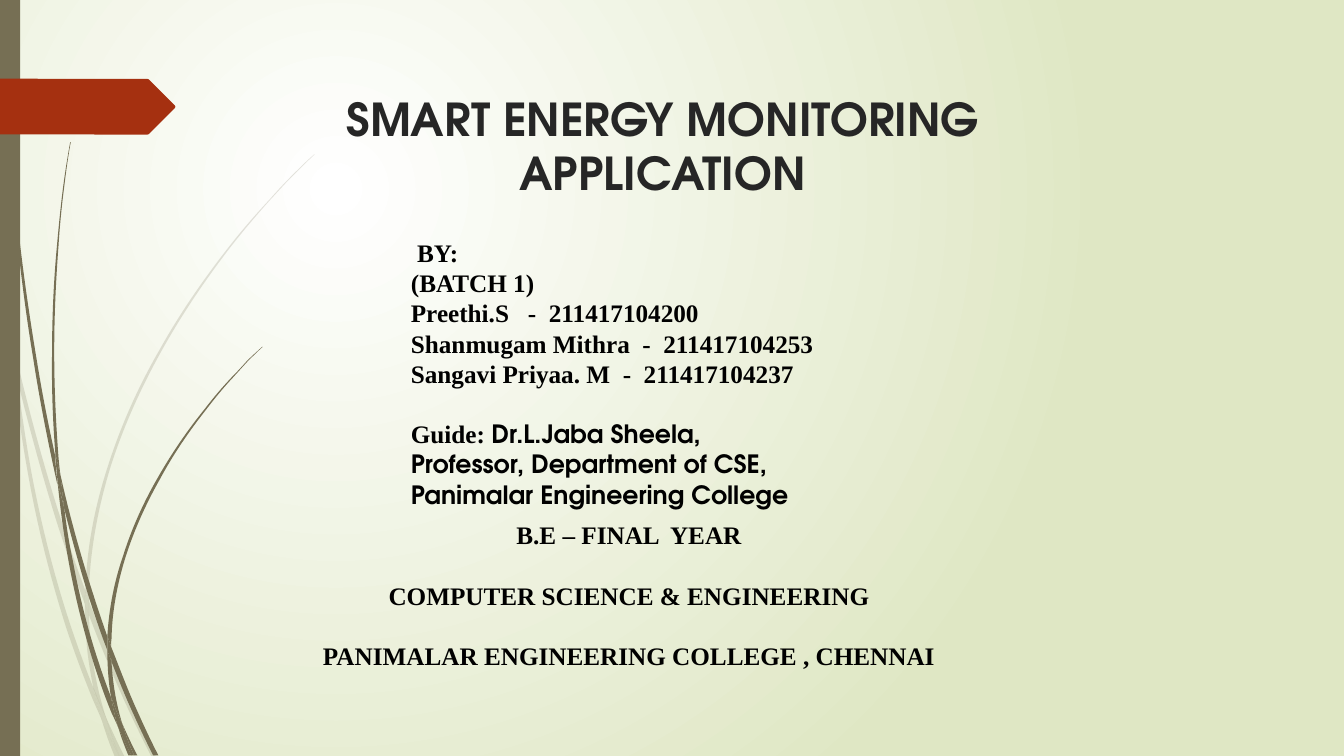
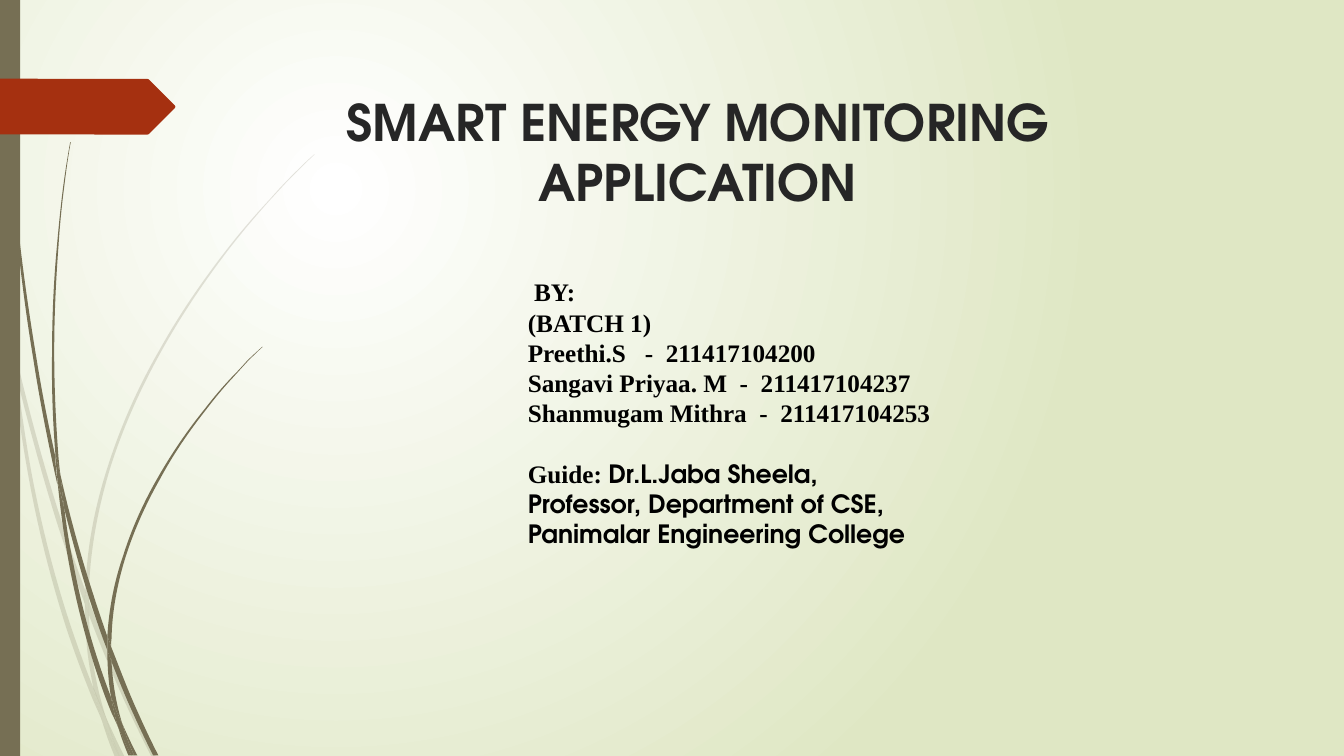
Before and after one commit to preethisheks4m/Batch-1-Smart-Energy-Monitor-App, a slide deck: slide 1 of Documents/B1 ppt.pptx. Drawn at 1344x756 pixels with LibreOffice and Linux fonts; fonts in the diff are those of the drawing. Boxes give left, top, right and bottom in pixels: in the first picture for what was removed or moved away, otherwise in the second. Text is boxed around its words. In the diff, an @@ line names an element or a change of style, - is before the commit and + after.

```diff
--- a/Documents/B1 ppt.pptx
+++ b/Documents/B1 ppt.pptx
@@ title "SMART ENERGY MONITORING APPLICATION" at box(347, 103, 1050, 202): size 32.4 to 36 pt @@
@@ text "BY:": place and size @@
-text "BY:" at box(411, 245, 813, 510)
+text "BY:" at box(528, 284, 930, 549)
@@ text at box(411, 365, 794, 389): paragraph removed @@
-Sangavi Priyaa. M - 211417104237
@@ text at box(528, 374, 911, 398): paragraph added @@
+Sangavi Priyaa. M - 211417104237
@@ text removed at box(323, 527, 935, 666) @@
-B.E – FINAL YEAR
-COMPUTER SCIENCE & ENGINEERING
-PANIMALAR ENGINEERING COLLEGE , CHENNAI
```
Also in this commit, not shown: 2 other slides changed, 2 slides added.
